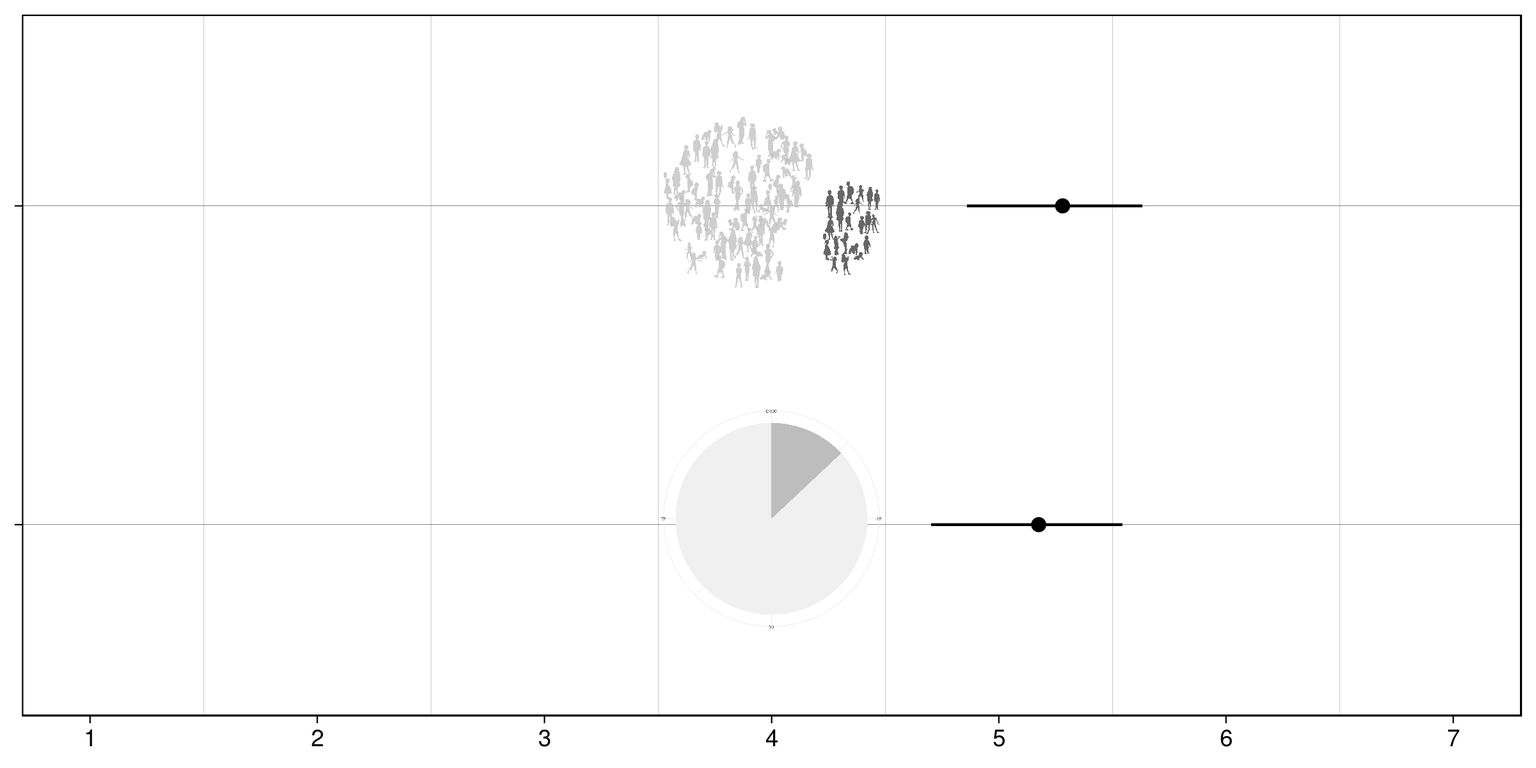
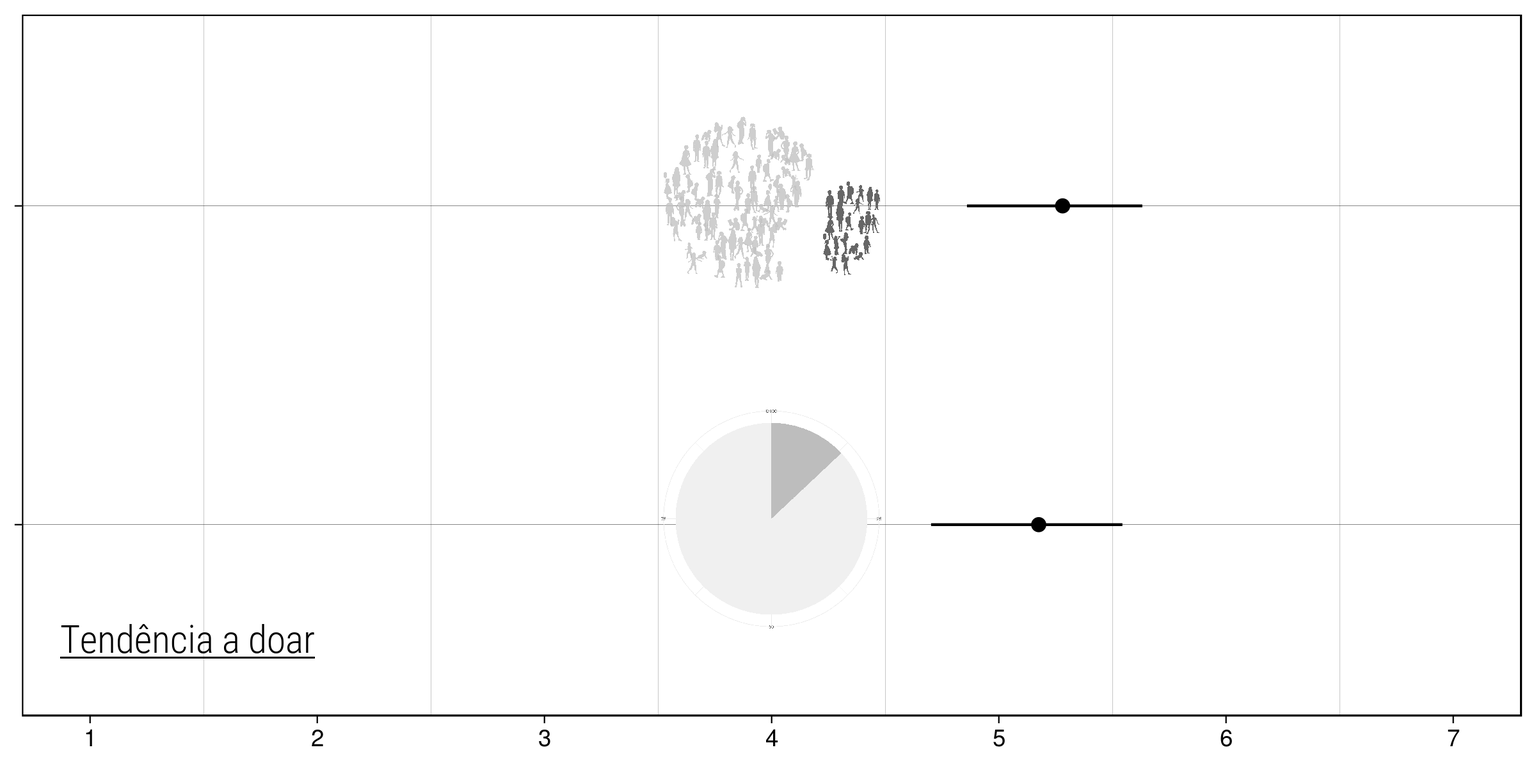
The second 1536 × 768 image is a revision of the first. Changes to its layers:
added layer "Tendência a doar" above "pizza.png" over [60, 623, 315, 659]
